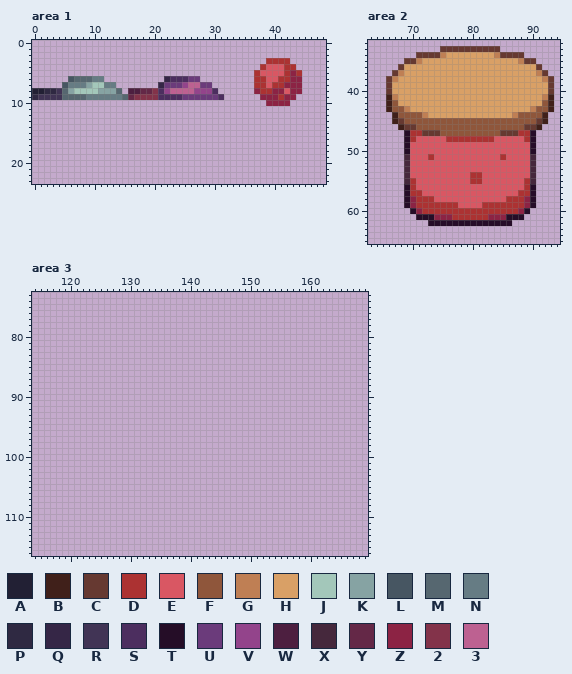
File history of a pixel-art file, src/- Resource Dump/Aseprite/towers.ase. The picture above is the old version.
320x320 pixels, 1 frame. Colours within 5 levels of each other are drawn and written as one. Shown: area 1: x 0..48, y 0..23; area 2: x 63..94, y 32..65; area 3: x 114..169, y 73..116. The old version is drawn lined up with the new one. The commit also changed other parts of the picture, which this record leaves out.
Palette (. is transparent): A #222034  B #40201a  C #663931  D #ac3232  E #d95763  F #8f563b  G #bf7f54  H #d9a066  J #a3c7ba  K #86a3a3  L #475662  M #566770  N #667c84  P #2f2942  Q #352646  R #413455  S #4c2e5f  T #250d27  U #6b3b7b  V #93448b  W #4d1f40  X #45283c  Y #642847  Z #8c2344  2 #83334a  3 #bd6191
Pixels before, area 1, first column x 0:
 3 .......................................DDDD..
 4 ......................................DEEEDD.
 5 .....................................DEEEEDZD
 6 ......LMMMNN..........QSSSUU.........DDEEDDZZ
 7 .....LNNNKJJNN.......QUUUV33UU.......DDEDDZZZ
 8 AAPPRMKJJJJKKKM.WWYY2SV3333VVVS......ZDDZZEZZ
 9 PRRRRMMMMNNNNNNMY2222SSSSUUUUUUS......ZZZDZZ.
10 .......................................ZZZZ..
Pixels before, area 2, first column x 66:
33 .........CCCCCCCCCC.........
34 .....CCCCGHHHHHHHHGCCCC.....
35 ...CCGHHHHHHHHHHHHHHHHGCC...
36 ..CHHHHHHHHHHHHHHHHHHHHHHC..
37 .CGHHHHHHHHHHHHHHHHHHHHHHGC.
38 CGHHHHHHHHHHHHHHHHHHHHHHHHGC
39 CHHHHHHHHHHHHHHHHHHHHHHHHHHC
40 CHHHHHHHHHHHHHHHHHHHHHHHHHHC
41 BGHHHHHHHHHHHHHHHHHHHHHHHHGB
42 BFHHHHHHHHHHHHHHHHHHHHHHHHFB
43 BFFGHHHHHHHHHHHHHHHHHHHHGFFB
44 .BFFFFGHHHHHHHHHHHHHHGFFFFB.
45 .BCFFFFFFFFFFFFFFFFFFFFFFCB.
46 ..BCCFFFFFFFFFFFFFFFFFFCCB..
47 ...TDDCCCFFFFFFFFFFCCCDDT...
48 ...TDEEEEEDDDDDDDDEEEEEDT...
49 ...TEEEEEEEEEEEEEEEEEEEET...
50 ...TEEEEEEEEEEEEEEEEEEEET...
51 ...XEEEDEEEEEEEEEEEDEEEEX...
52 ...XEEEEEEEEEEEEEEEEEEEEX...
53 ...XEEEEEEEEEEEEEEEEEEEEX...
54 ...XEEEEEEEEEEDDEEEEEEEEX...
55 ...XDEEEEEEEEEDDEEEEEEEDX...
56 ...TDEEEEEEEEEEEEEEEEEEDT...
57 ...TDDEEEEEEEEEEEEEEEEDDT...
58 ...TZDDDEEEEEEEEEEEEDDDZT...
59 ...TZDDDDDDDEEEEDDDDDDDZT...
60 ....TZDDDDDDDDDDDDDDDDZT....
61 .....TTTZZZDDDDDDZZZTTT.....
62 .......TTTTTTTTTTTTTT.......
Pixels before, area 3 (only the part around the change), first column x 114:
 73 ........................................................
 74 ........................................................
 75 ........................................................
 76 ........................................................
 77 ........................................................
 78 ........................................................
 79 ........................................................
 80 ........................................................
 81 ........................................................
 82 ........................................................
 83 ........................................................
 84 ........................................................
 85 ........................................................
 86 ........................................................
 87 ........................................................
 88 ........................................................
 89 ........................................................
 90 ........................................................
 91 ........................................................
 92 ........................................................
 93 ........................................................
 94 ........................................................
 95 ........................................................
 96 ........................................................
 97 ........................................................
 98 ........................................................
 99 ........................................................
100 ........................................................
101 ........................................................
102 ........................................................
103 ........................................................
104 ........................................................
105 ........................................................
106 ........................................................
107 ........................................................
108 ........................................................
109 ........................................................
110 ........................................................
111 ........................................................
112 ........................................................
113 ........................................................
114 ........................................................
Now the later version:
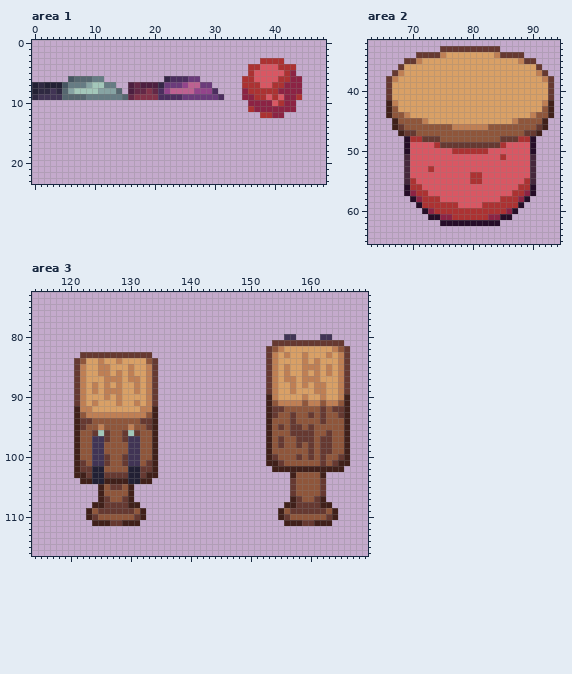
Difference:
drawings rearranged on the sheet (the old picture shows each at its new place)
Area 1:
y 3: x 38 . -> D; x 42 D -> .
y 4: x 36..38 ..D -> DDE; x 41 E -> D
y 5: x 36..37 .D -> DE; x 44 D -> .
y 6: x 35..38 ..DD -> DDEE
y 7: x 0..4 ..... -> APAAA; x 16..20 ..... -> WYWWW; x 35..36 .. -> DD; x 38 D -> E
y 8: x 1 A -> P; x 3..4 PR -> RP; x 17 W -> Y; x 19..20 Y2 -> 2Y; x 35..37 ..Z -> ZDD; x 40 Z -> D; x 42 E -> Z
y 9: x 35..41 ...ZZZD -> ZZDDEDE; x 44 . -> D
y 10: x 36..38 ... -> ZZZ; x 40..41 ZZ -> ED; x 43 . -> Z
y 11: x 36..43 ........ -> DZZZZZZZ
y 12: x 38..41 .... -> DDZZ
Area 2:
y 41: x 66..67 BG -> CH; x 92..93 GB -> HC
y 42: x 67 F -> G; x 92 F -> G
y 43: x 68..69 FG -> HH; x 90..91 GF -> HH
y 44: x 66..67 .B -> BF; x 69..72 FFFG -> GHHH; x 87..90 GFFF -> HHHG; x 92..93 B. -> FB
y 45: x 68 C -> F; x 72..87 FFFFFFFFFFFFFFFF -> GHHHHHHHHHHHHHHG; x 91 C -> F
y 46: x 67..70 .BCC -> BCFF; x 77..82 FFFFFF -> GGGGGG; x 89..92 CCB. -> FFCB
y 47: x 68..74 .TDDCCC -> BCCFFFF; x 85..91 CCCDDT. -> FFFFCCB
y 48: x 71..88 EEEEEDDDDDDDDEEEEE -> DCCCFFFFFFFFFFCCCD
y 49: x 74..85 EEEEEEEEEEEE -> DCCCCCCCCCCD
y 50: x 77..82 EEEEEE -> DDDDDD
y 51: x 73 D -> E
y 53: x 73 E -> D
y 56: x 71 E -> D; x 88 E -> D
y 57: x 70 D -> Z; x 72 E -> D; x 87 E -> D; x 89 D -> Z
y 58: x 69..71 TZD -> .TZ; x 74 E -> D; x 85 E -> D; x 88..90 DZT -> ZT.
y 59: x 69..71 TZD -> ..T; x 88..90 DZT -> T..
y 60: x 70..73 TZDD -> ..TZ; x 86..89 DDZT -> ZT..
y 61: x 71..72 TT -> ..; x 74 Z -> T; x 85 Z -> T; x 87..88 TT -> ..
y 62: x 73..74 TT -> ..; x 85..86 TT -> ..
Area 3:
y 80: x 156..157 .. -> RR; x 162..163 .. -> RR
y 81: x 154..165 ............ -> CCCCCCCCCCCC
y 82: x 153..166 .............. -> CFGHHHHHHHHGFC
y 83: x 122..133 ............ -> CCCCCCCCCCCC; x 153..166 .............. -> CGHGHHGHHHGHGC
y 84: x 121..134 .............. -> CFHHGHHGHHHHFC; x 153..166 .............. -> CGHHHHGHGHHHGC
y 85: x 121..134 .............. -> CGHHGGHHHGHHGC; x 153..166 .............. -> CGHGHHGGGHGHGC
y 86: x 121..134 .............. -> CGHHGGHGHGHHGC; x 153..166 .............. -> CGHGHHGHGHGHGC
y 87: x 121..134 .............. -> CGHHHGGGHGGHGC; x 153..166 .............. -> CGHGGHGGGHHHGC
y 88: x 121..134 .............. -> CGHGHGHGHHGHGC; x 153..166 .............. -> CGHHGHGHGGHHGC
y 89: x 121..134 .............. -> CGHGHGGGHHGHGC; x 153..166 .............. -> CGHHGHHHGGHHGC
y 90: x 121..134 .............. -> CGHHHGHGHHHHGC; x 153..166 .............. -> BGHHHHGHHGHHGB
y 91: x 121..134 .............. -> CGHGHHHGHHGHGC; x 153..166 .............. -> BFGGGGFGGFGGFB
y 92: x 121..134 .............. -> BGGHHHHHHHHGGB; x 153..166 .............. -> BCCFFFFFFCFCCB
y 93: x 121..134 .............. -> BFGGGGGGGGGGFB; x 153..166 .............. -> BCFFCFFCFCFFCB
y 94: x 121..134 .............. -> BCCFFFFFFFFCCB; x 153..166 .............. -> BFFFCFFFFCFFFB
y 95: x 121..134 .............. -> BCFFGFFFFGFFCB; x 153..166 .............. -> BFCFCCFCFFFFFB
y 96: x 121..134 .............. -> BFFCJCFFCJCFFB; x 153..166 .............. -> BFFFCCCCFFCFFB
y 97: x 121..134 .............. -> BFFRRCFFCRRFFB; x 153..166 .............. -> BFCFFCCCFCCFFB
y 98: x 121..134 .............. -> BFFRRFFFFRRFFB; x 153..166 .............. -> BFCFFCFCFCCFFB
y 99: x 121..134 .............. -> BFFRRFFFFRRFFB; x 153..166 .............. -> BFFFFFFCFCCFFB
y 100: x 121..134 .............. -> BFFRRCFFCRRFFB; x 153..166 .............. -> BCFFFCFCFCFFCB
y 101: x 121..134 .............. -> BCFRRCFFCRRFCB; x 153..166 .............. -> BBCFFFFFFCFCBB
y 102: x 121..134 .............. -> BCCAAFFFFAACCB; x 154..165 ............ -> BBBBBBBBBBBB
y 103: x 121..134 .............. -> BBCAACCCCAACBB; x 157..162 ...... -> BFFFFB
y 104: x 122..133 ............ -> BBAABBBBAABB; x 157..162 ...... -> CFFFFC
y 105: x 125..130 ...... -> BFCCFB; x 157..162 ...... -> CFFFFC
y 106: x 125..130 ...... -> BFFFFB; x 157..162 ...... -> CFFFFC
y 107: x 125..130 ...... -> BCFFCB; x 157..162 ...... -> BCFFCB
y 108: x 124..131 ........ -> BBCCCCBB; x 156..163 ........ -> BBCCCCBB
y 109: x 123..132 .......... -> BFCCCCCCFB; x 155..164 .......... -> BFCCCCCCFB
y 110: x 123..132 .......... -> BCFFFFFFCB; x 155..164 .......... -> BCFFFFFFCB
y 111: x 124..131 ........ -> BBBCCBBB; x 156..163 ........ -> BBBCCBBB
